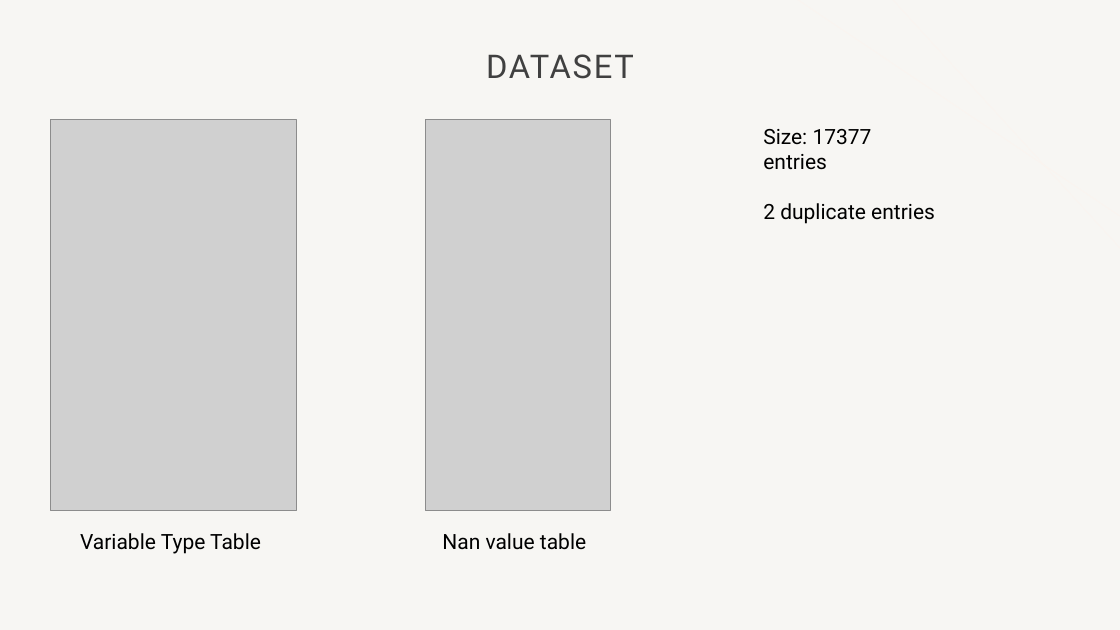
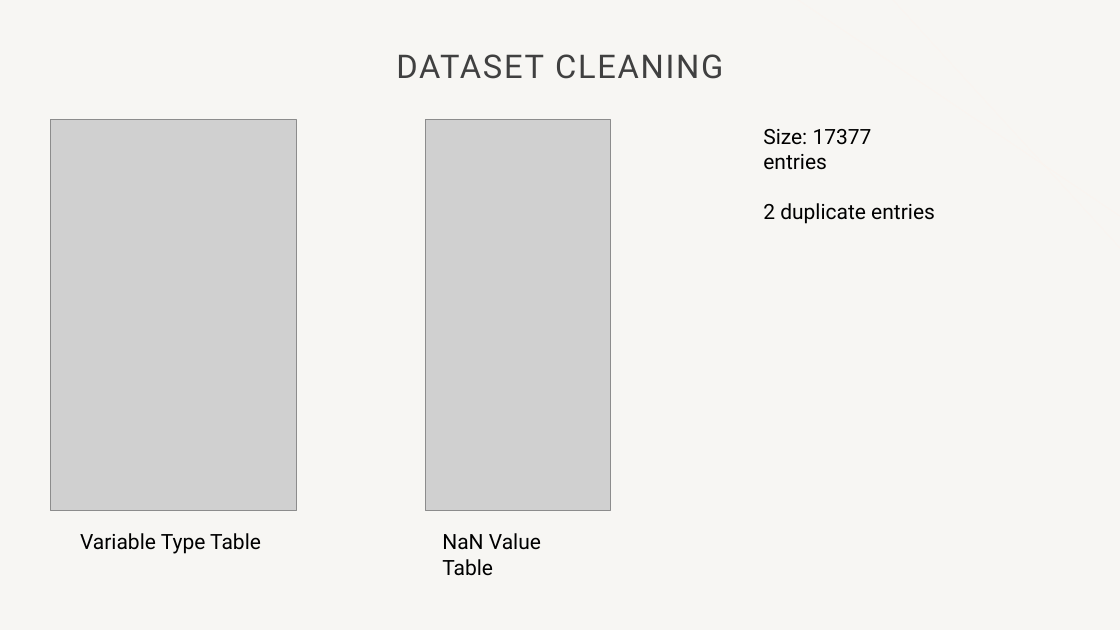
Before and after one commit to Vitalijs-Tickovs/Training_For_Accenture, a slide deck: slide 4 of Bike_Project/Mini project.pptx. Drawn at 1120x630 pixels with LibreOffice and Linux fonts; fonts in the diff are those of the drawing; grey boxes stand for pictures; background and template pictures are left out. Boxes give left, top, right and bottom in pixels: in the first picture for what was removed or moved away, otherwise in the second. Text is boxed around its words. In the diff, an @@ line names an element or a change of style, - is before the commit and + after.

```diff
--- a/Bike_Project/Mini project.pptx
+++ b/Bike_Project/Mini project.pptx
@@ title at [396,54,723,79]: text changed @@
-DATASET
+DATASET CLEANING
@@ text at [442,533,541,576]: text changed @@
-Nan value table
+NaN Value Table
```
Also in this commit, not shown: 4 other slides changed, 14 slides added, 10 slides removed, 1 other file.
